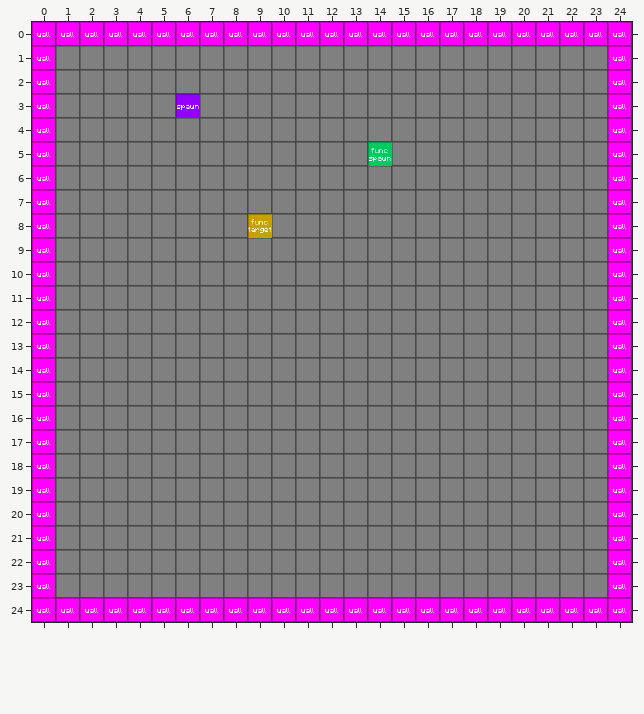
An edit to a level. Tiled map, assets/maps/ortho.tmx. The picture above was drawn from the file before the commit.
Cells are 32x32 px. Shown: x 0..24, y 0..24.
Once edited:
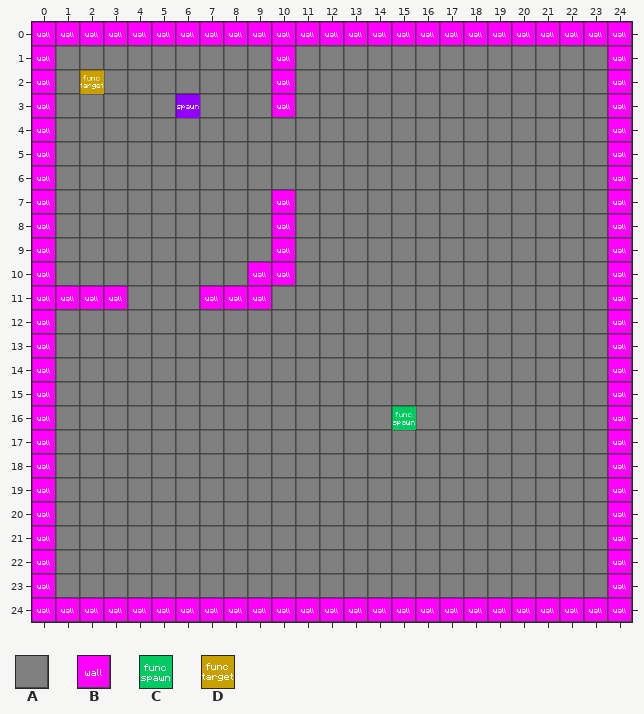
Key: from "orthotiles": A 0, B 1, C 3, D 4.
_ is an empty cell.
From old to new:
Layer "Game":
Tile A gives way to tile C in row 16 at x 15.
Tile A gives way to tile D in row 2 at x 2.
Tile C is gone in row 5 at x 14.
Tile D is gone in row 8 at x 9.
Layer "Collision":
The edit adds tile B in rows 1 to 3 at x 10; in rows 7 to 9 at x 10; in row 10 at x 9 to 10; in row 11 at x 1 to 3 and 7 to 9.
Pixel boxes of the changes (left, top, right, bottom) in both pictures:
added: (272, 46, 295, 117)
changed: (80, 70, 104, 94)
removed: (368, 142, 392, 166)
changed: (200, 190, 295, 309)
added: (56, 286, 127, 309)
changed: (392, 406, 416, 430)
